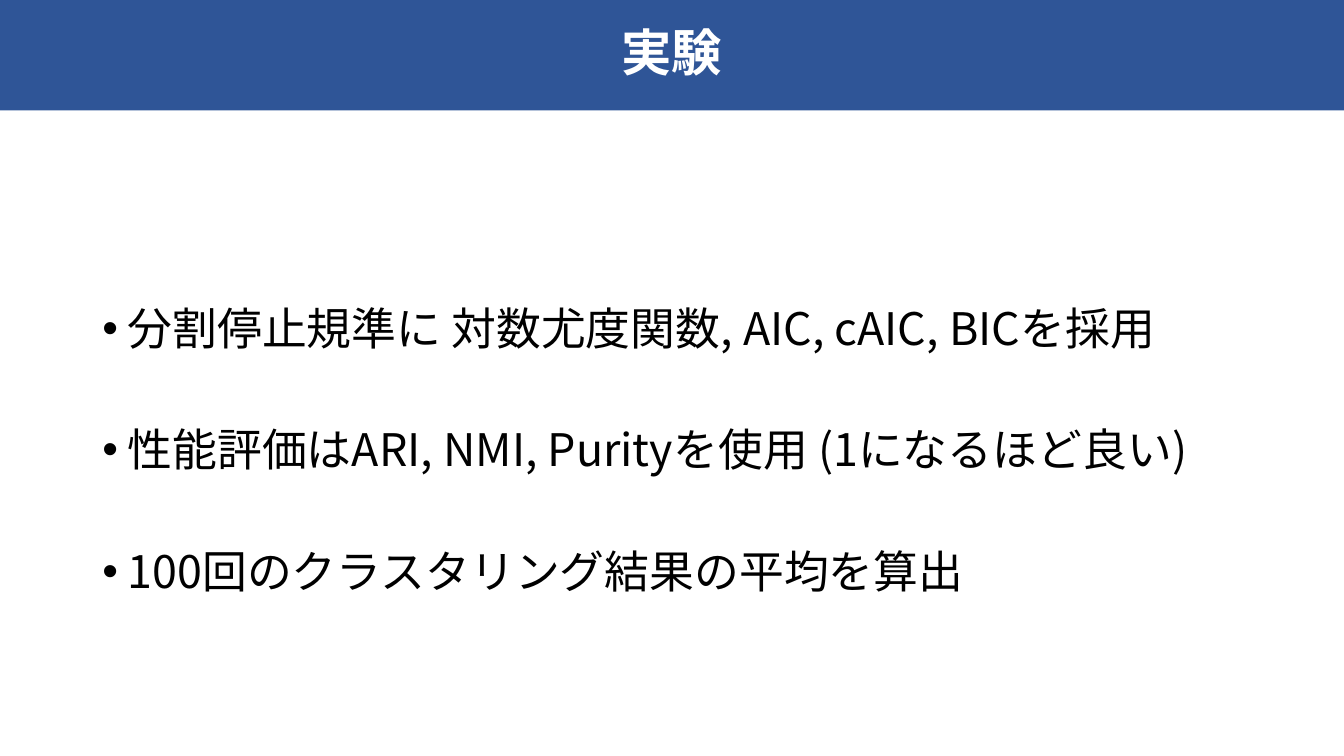
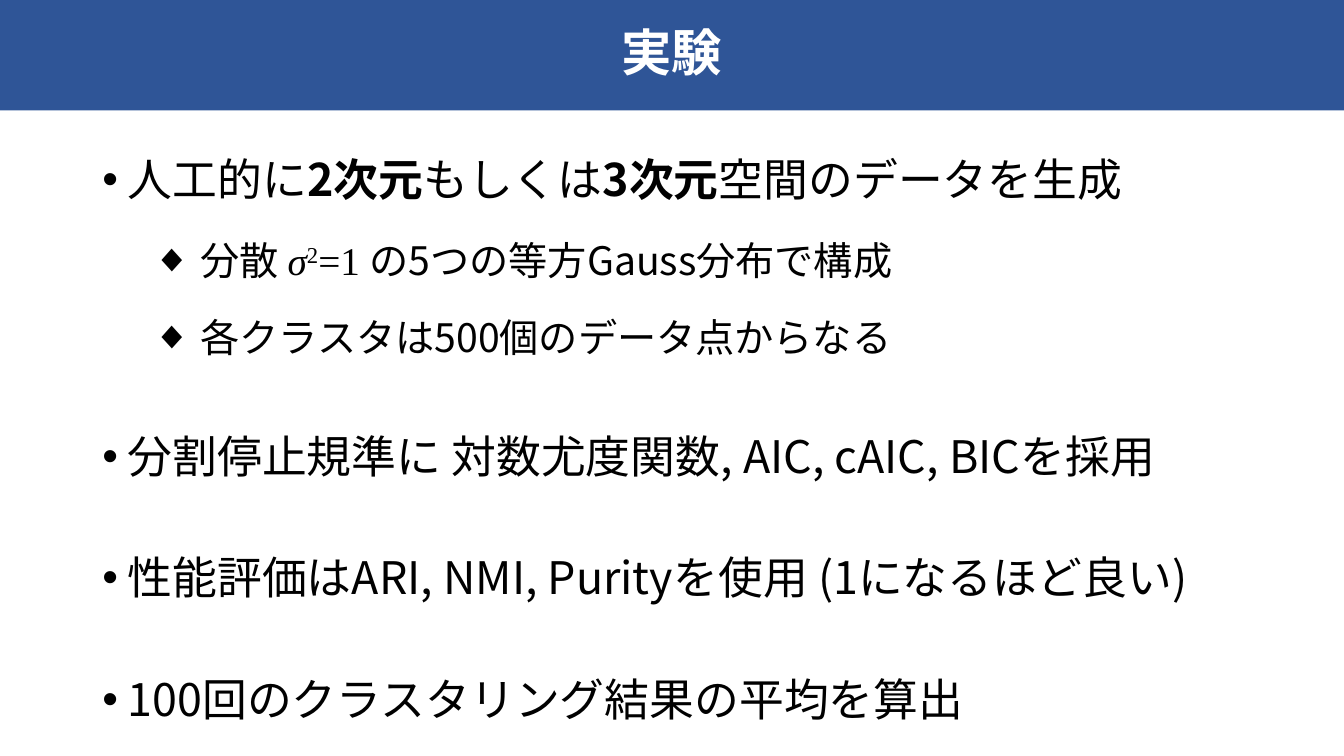
Before and after one commit to raryosu/graduation-research, a slide deck: slide 10 of docs/interim-presen/interim_hagihara.pptx (slide 19 before the commit). Drawn at 1344x756 pixels with LibreOffice and Linux fonts; fonts in the diff are those of the drawing. Boxes give left, top, right and bottom in pixels: in the first picture for what was removed or moved away, otherwise in the second. Text is boxed around its words. In the diff, an @@ line names an element or a change of style, - is before the commit and + after.

```diff
--- a/docs/interim-presen/interim_hagihara.pptx
+++ b/docs/interim-presen/interim_hagihara.pptx
@@ text "人工的に2次元もしくは3次元空間のデータを生成": place and size @@
-text "人工的に2次元もしくは3次元空間のデータを生成" at <box>128,307,1187,592</box>
+text "人工的に2次元もしくは3次元空間のデータを生成" at <box>128,158,1187,720</box>
@@ text at <box>128,158,1123,356</box>: paragraphs added @@
+• 人工的に2次元もしくは3次元空間のデータを生成
+  ◆ 分散 σ2=1 の5つの等方Gauss分布で構成
+  ◆ 各クラスタは500個のデータ点からなる
```
Also in this commit, not shown: 5 other slides changed, 1 slide added, 4 slides removed, 2 other files.
